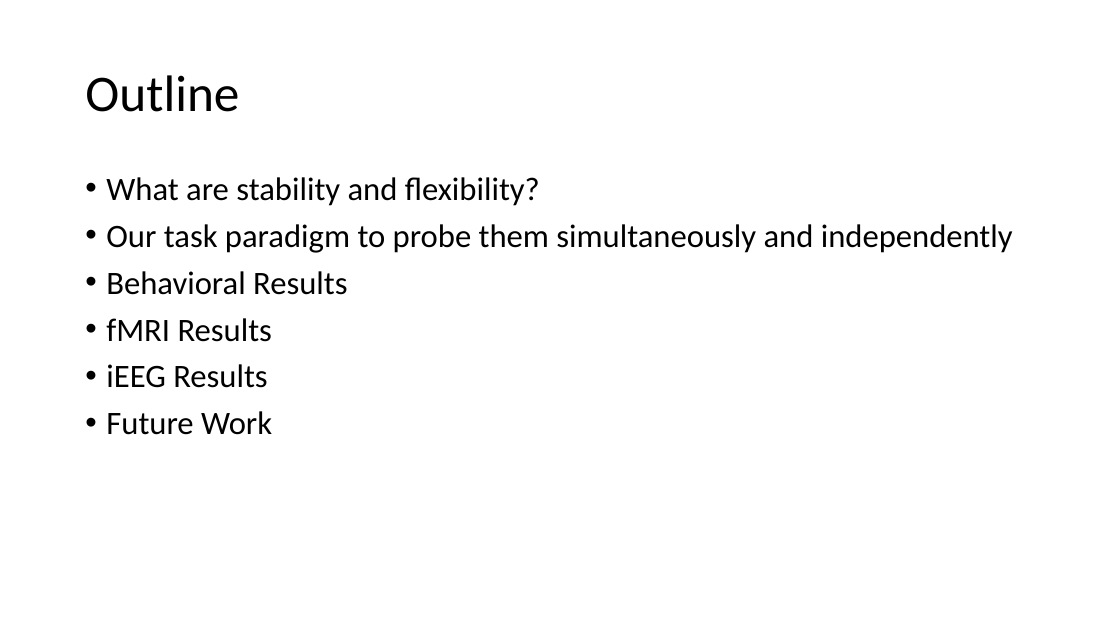
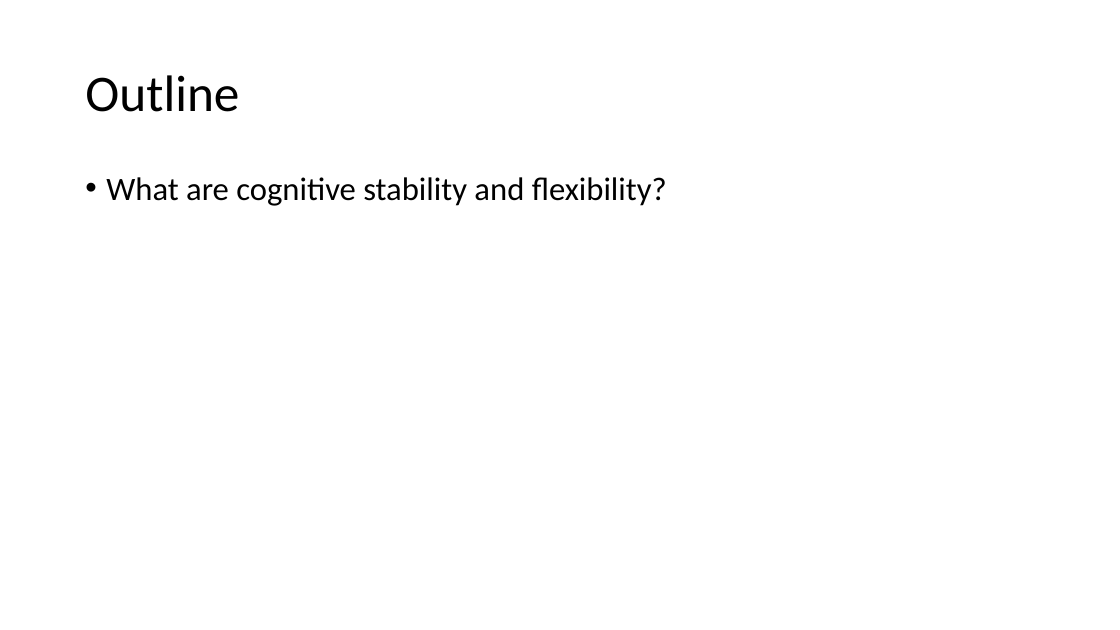
Before and after one commit to jimzhang629/third_year_talk, a slide deck: slide 2 of thirdYearTalk_JZ1.pptx. Drawn at 1120x630 pixels with LibreOffice and Linux fonts; fonts in the diff are those of the drawing. Boxes give left, top, right and bottom in pixels: in the first picture for what was removed or moved away, otherwise in the second. Text is boxed around its words. In the diff, an @@ line names an element or a change of style, - is before the commit and + after.

```diff
--- a/thirdYearTalk_JZ1.pptx
+++ b/thirdYearTalk_JZ1.pptx
@@ text at [106,177,667,206]: text changed @@
-• What are stability and flexibility?
-• Our task paradigm to probe them simultaneously and independently
-• Behavioral Results
-• fMRI Results
-• iEEG Results
-• Future Work
+• What are cognitive stability and flexibility?
```
Also in this commit, not shown: 4 other slides changed, 9 slides added, 2 slides removed.
